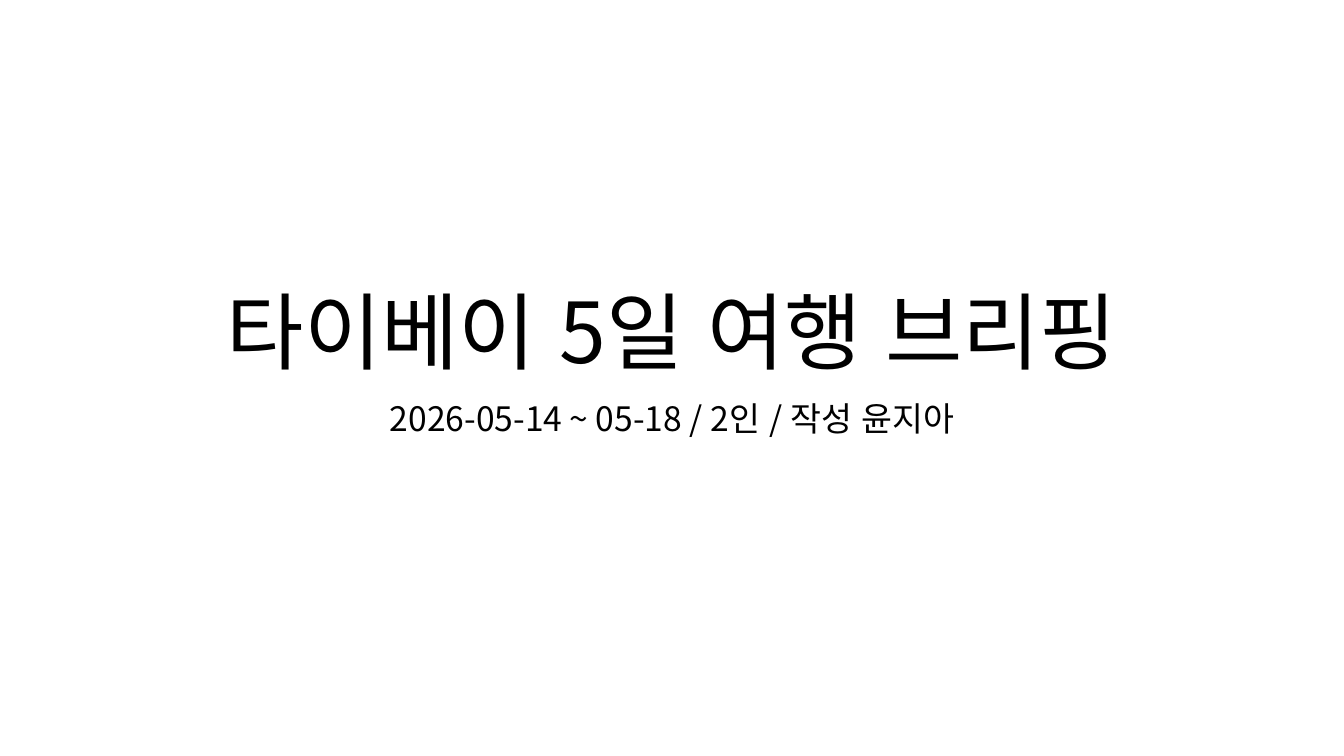
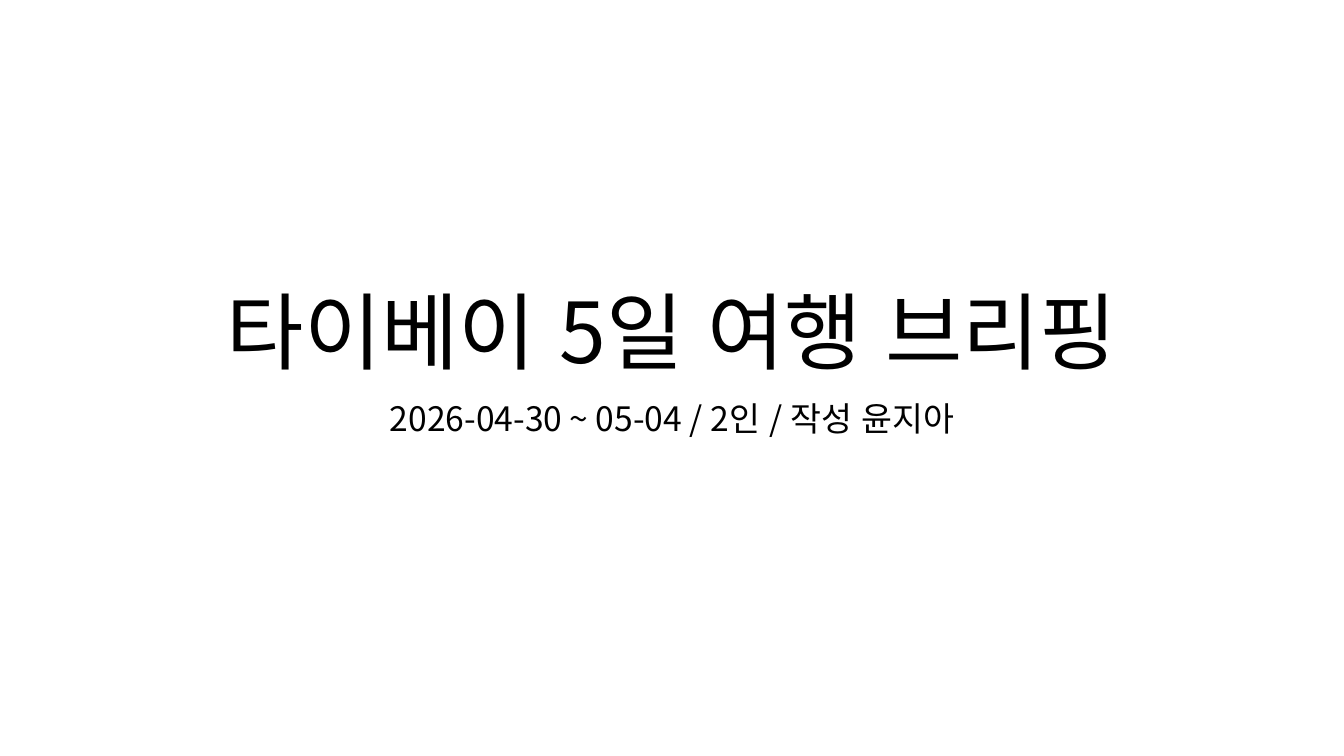
Before and after one commit to jaewonize/AI-Dictionary, a slide deck: slide 1 of Mobile Storage/Download/여행브리핑_2026.pptx. Drawn at 1344x756 pixels with LibreOffice and Linux fonts; fonts in the diff are those of the drawing. Boxes give left, top, right and bottom in pixels: in the first picture for what was removed or moved away, otherwise in the second. Text is boxed around its words. In the diff, an @@ line names an element or a change of style, - is before the commit and + after.

Commit message:
fix: 같은 기간에 겹치던 여행 일정 3건의 날짜를 옮김

```diff
--- a/Mobile Storage/Download/여행브리핑_2026.pptx
+++ b/Mobile Storage/Download/여행브리핑_2026.pptx
@@ subtitle at [390, 403, 954, 434]: text changed @@
-2026-05-14 ~ 05-18 / 2인 / 작성 윤지아
+2026-04-30 ~ 05-04 / 2인 / 작성 윤지아
```
Also in this commit, not shown: 2 other slides changed, 6 other files.
